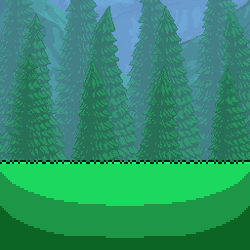
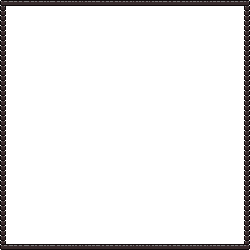
The second (250, 250) image is a revision of the first. Changes to its layers:
hid "FG" (1st of 4, in "Normal"), painted on it over [0, 160, 250, 250]
hid "BG" (1st of 3, in "Normal"), painted on it over [0, 0, 250, 248]
added group "Corruption" with 3 layers above "Crimson" over [0, 0, 250, 250]
added group "Crimson" with 3 layers above "Jungle" over [0, 0, 250, 250]
added group "Jungle" with 3 layers above "Snow" over [0, 0, 250, 250]
added group "Snow" with 1 layers above "Layer 1" over [0, 0, 250, 250]
added layer "Border" (5th of 5, in "Snow") in group "Snow" over [0, 0, 250, 250]
